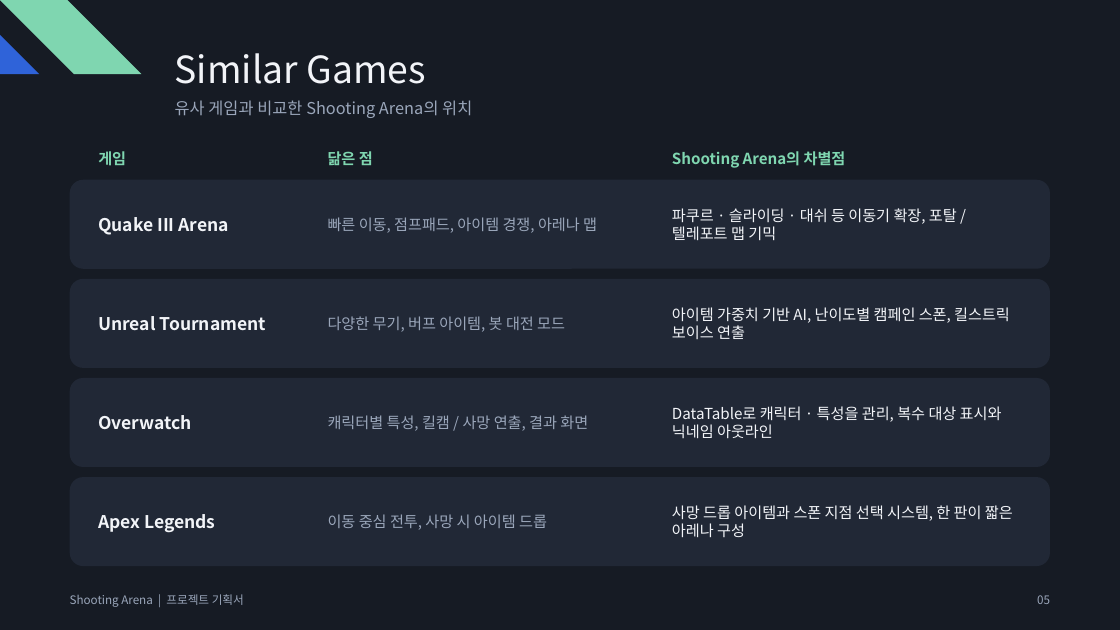
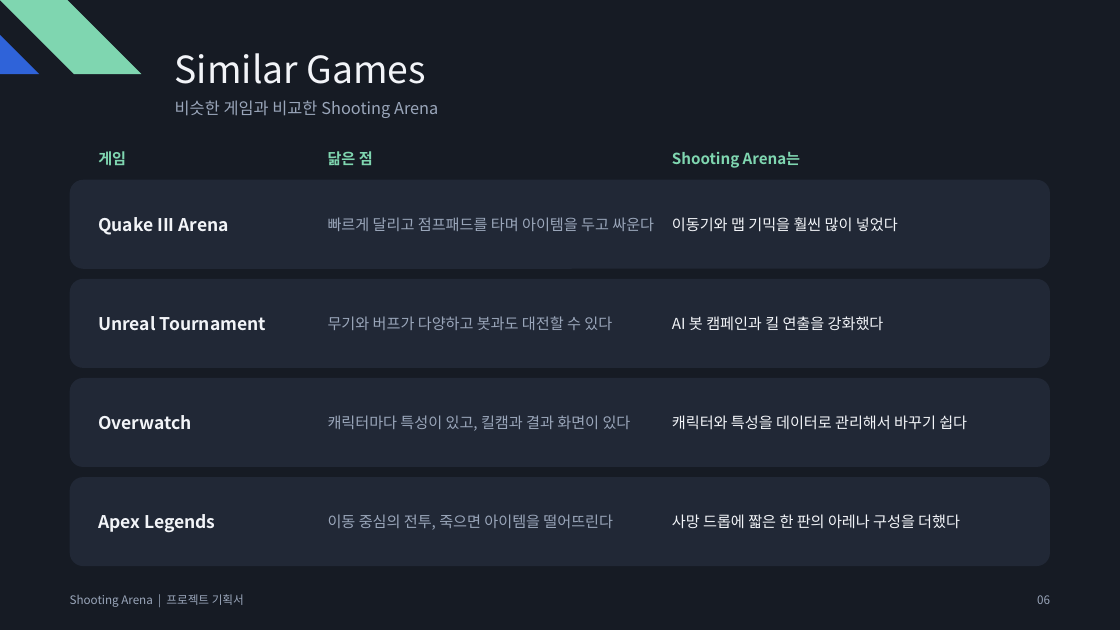
Before and after one commit to Qusbell/BattleArena, a slide deck: slide 6 of Submission/ShootingArena_Project_Plan.pptx (slide 5 before the commit). Drawn at 1120x630 pixels with LibreOffice and Linux fonts; fonts in the diff are those of the drawing. Boxes give left, top, right and bottom in pixels: in the first picture for what was removed or moved away, otherwise in the second. Text is boxed around its words. In the diff, an @@ line names an element or a change of style, - is before the commit and + after.

```diff
--- a/Submission/ShootingArena_Project_Plan.pptx
+++ b/Submission/ShootingArena_Project_Plan.pptx
@@ text at (175,100,438,118): text changed @@
-유사 게임과 비교한 Shooting Arena의 위치
+비슷한 게임과 비교한 Shooting Arena
@@ text at (672,152,800,168): text changed @@
-Shooting Arena의 차별점
+Shooting Arena는
@@ text at (328,217,654,231): text changed @@
-빠른 이동, 점프패드, 아이템 경쟁, 아레나 맵
+빠르게 달리고 점프패드를 타며 아이템을 두고 싸운다
@@ text at (672,217,898,232): text changed @@
-파쿠르 · 슬라이딩 · 대쉬 등 이동기 확장, 포탈 / 텔레포트 맵 기믹
+이동기와 맵 기믹을 훨씬 많이 넣었다
@@ text at (328,316,612,330): text changed @@
-다양한 무기, 버프 아이템, 봇 대전 모드
+무기와 버프가 다양하고 봇과도 대전할 수 있다
@@ text at (672,316,884,330): text changed @@
-아이템 가중치 기반 AI, 난이도별 캠페인 스폰, 킬스트릭 보이스 연출
+AI 봇 캠페인과 킬 연출을 강화했다
@@ text at (328,415,631,431): text changed @@
-캐릭터별 특성, 킬캠 / 사망 연출, 결과 화면
+캐릭터마다 특성이 있고, 킬캠과 결과 화면이 있다
@@ text at (672,415,967,430): text changed @@
-DataTable로 캐릭터 · 특성을 관리, 복수 대상 표시와 닉네임 아웃라인
+캐릭터와 특성을 데이터로 관리해서 바꾸기 쉽다
@@ text at (328,514,613,530): text changed @@
-이동 중심 전투, 사망 시 아이템 드롭
+이동 중심의 전투, 죽으면 아이템을 떨어뜨린다
@@ text at (672,514,960,529): text changed @@
-사망 드롭 아이템과 스폰 지점 선택 시스템, 한 판이 짧은 아레나 구성
+사망 드롭에 짧은 한 판의 아레나 구성을 더했다
@@ text at (1037,595,1050,604): text changed @@
-05
+06
```
Also in this commit, not shown: 14 other slides changed, 13 slides added, 3 slides removed.
